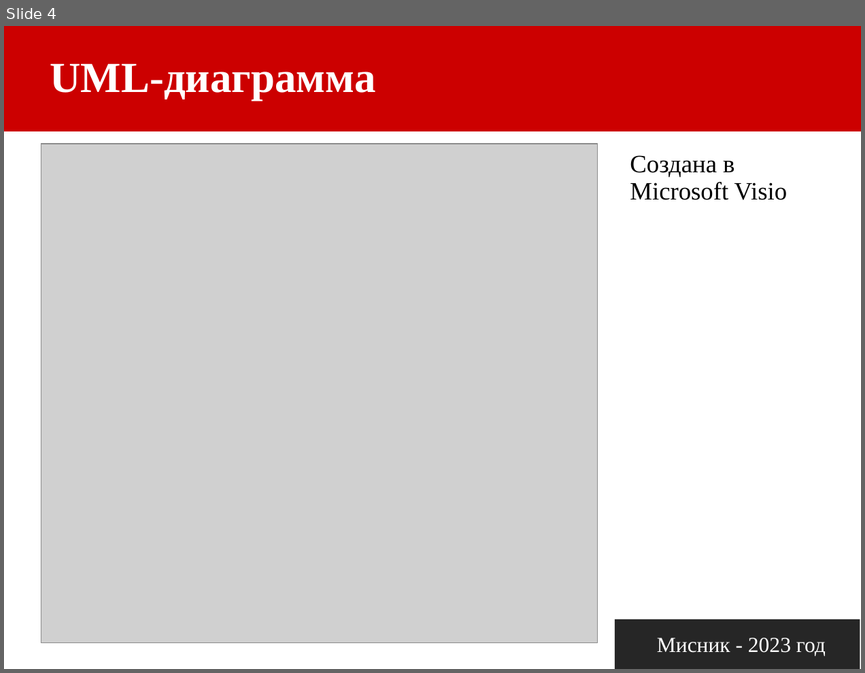
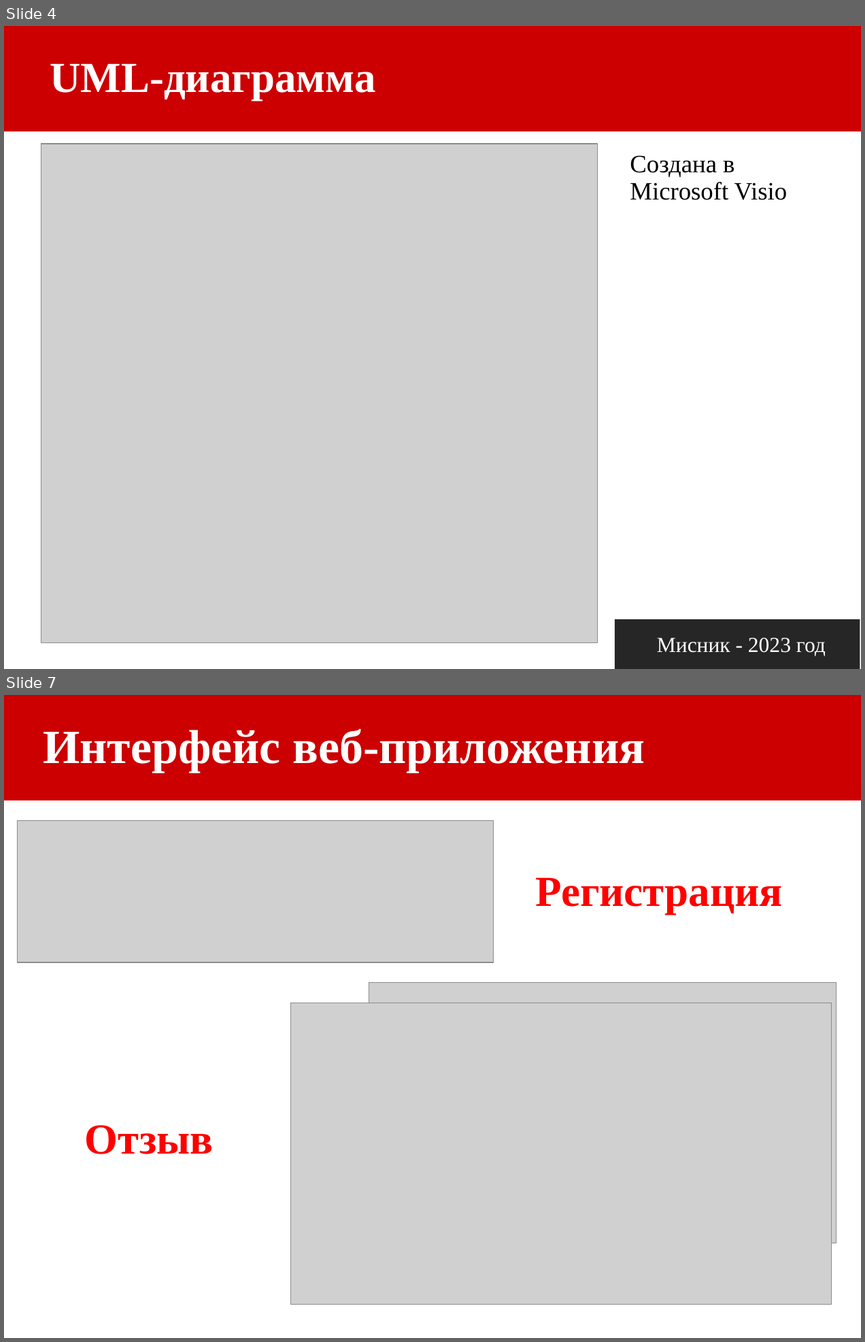
Before and after one commit to kyvshinka2/english-, a slide deck: Защита курсовой.pptx. Shown one above the other, each under a label of ours: slide 4 before the commit, slides 4 and 7 after it; the slides between them are not shown. The pictures are 865x673 and 865x1342 pixels, drawn with LibreOffice and Linux fonts; fonts in the diff are those of the drawing; grey boxes stand for pictures. Boxes give left, top, right and bottom in pixels: in the first picture for what was removed or moved away, otherwise in the second. Text is boxed around its words. In the diff, an @@ line names an element or a change of style, - is before the commit and + after.

```diff
--- a/Защита курсовой.pptx
+++ b/Защита курсовой.pptx
@@ slide 7 added at (4,695,861,1338), background #FFFFFF @@
@@ rectangle added at (4,695,861,800), fill #CC0000 @@
@@ title added at (43,729,645,772), 40 pt, text #FFFFFF, bold @@
+Интерфейс веб-приложения
@@ picture added at (17,821,492,962) @@
@@ text added at (535,877,782,914), 36 pt, text #FF0000, bold @@
+Регистрация
@@ picture added at (369,983,836,1243) @@
@@ picture added at (291,1002,832,1304) @@
@@ text added at (85,1125,213,1154), 36 pt, text #FF0000, bold @@
+Отзыв
```
Also in this commit, not shown: 3 slides changed, 4 other slides added, 3 slides removed, 2 other files.
